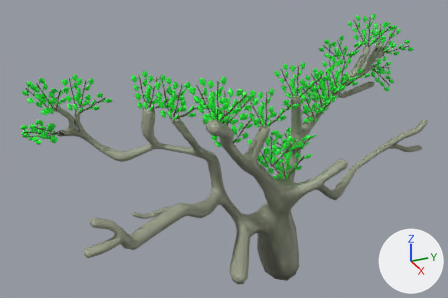
The FBX model Assets/models/level2/tree.fbx as it was, and as the next commit left it.
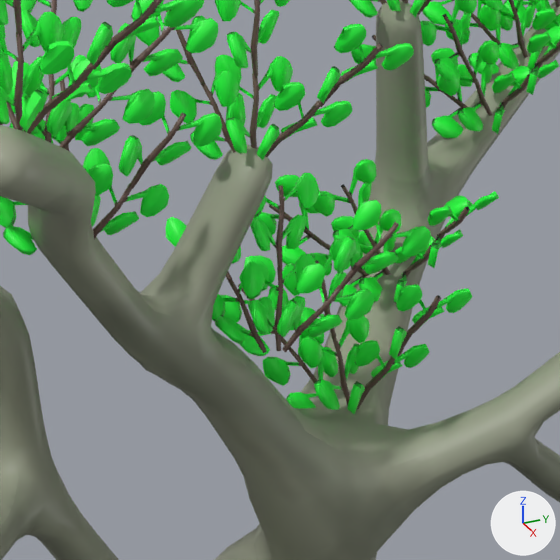
Old and new are each drawn whole from a 50 mm lens placed at (56.3, -33.5, 48.5), pointed at (-6.1, -5.4, 17.3) and again close up on the part from 48% to 73% of the width and 32% to 70% of the height. Lighting does not change. The marker at lower right points along +X, +Y and +Z. Where no turn or scale is listed for an object, it has been applied to the vertices.

Script lines for the objects in view, before the commit:
```python
ob_cube_078 = bpy.data.objects.new('Cube.078', me_cube_184)
ob_cube_078.location = (0.96, -1.83, 18.13)
ob_cube_080 = bpy.data.objects.new('Cube.080', me_cube_186)
ob_cube_080.location = (0.22, -2.3, 18.16)
ob_cube_080.rotation_euler = (-0.157, -0.655, -0.208)  # degrees (-9, -38, -12)
ob_cube_080.scale = (0.355, 0.263, 1.0)
ob_cube_082 = bpy.data.objects.new('Cube.082', me_cube_188)
ob_cube_082.location = (-0.25, -2.89, 17.88)
ob_cube_084 = bpy.data.objects.new('Cube.084', me_cube_190)
ob_cube_084.location = (1.99, -7.67, 22.07)
ob_cube_084.rotation_euler = (-0.603, -0.0209, -0.327)  # degrees (-35, -1.2, -19)
ob_cube_084.scale = (0.355, 0.263, 1.0)
ob_cube_093 = bpy.data.objects.new('Cube.093', me_cube_199)
ob_cube_093.location = (1.42, -8.68, 26.54)
# also in view: 'Cube.075' at (-1.8, 0.0, 17.4); 'Cube.090' at (3.3, -8.5, 25.3); 'Cube.066' at (-3.7, 3.9, 16.6); 'Cube' at (5.7, -10.3, 27.0); 'Cube.008' at (-0.3, -2.7, 23.0)
```
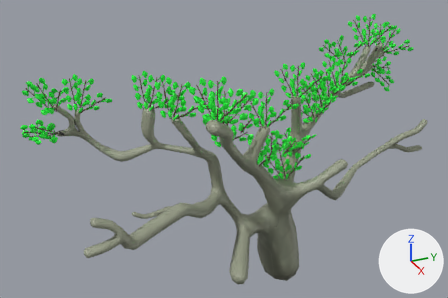
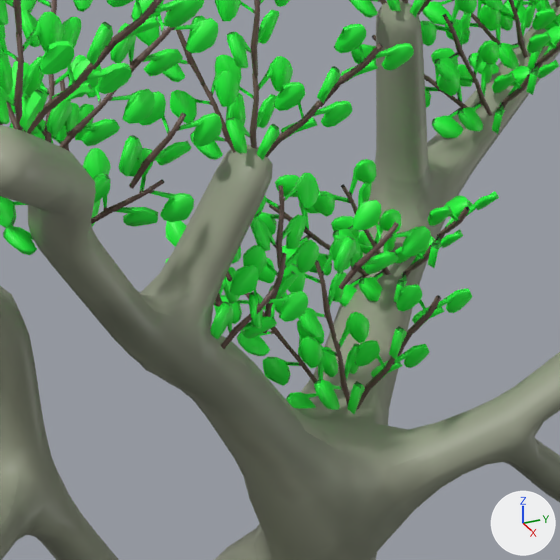
The edits, one by one:
Object 'Cube.082' (ob_cube_082) moves from (-0.25, -2.89, 17.88) to (-1.53, -3.16, 18.18).
Object 'Cube.080' (ob_cube_080) moves from (0.22, -2.3, 18.16) to (0.05, -2.36, 18.5).
Object 'Cube.080' (ob_cube_080) turns from (-9, -38, -12) to (-13, -1.7, -4.1) degrees about x, y and z.
Object 'Cube.078' (ob_cube_078) moves from (0.96, -1.83, 18.13) to (0.54, -3.34, 18.19).
Object 'Cube.084' (ob_cube_084) moves from (1.99, -7.67, 22.07) to (2.08, -7.26, 22.46).
Object 'Cube.084' (ob_cube_084) turns from (-35, -1.2, -19) to (-56, -12, -37) degrees about x, y and z.

Changed parts and their boxes (x1, y1, x2, y2) in the close-ups (560 x 560 px):
'Cube.078', moved
    before: (277, 263, 374, 352)
    after: (210, 265, 308, 349)
'Cube.084', moved, turned
    before: (88, 163, 169, 239)
    after: (91, 148, 194, 227)
'Cube.080', moved, turned
    before: (239, 254, 316, 351)
    after: (243, 240, 319, 333)
'Cube.082', moved
    before: (212, 256, 275, 353)
    after: (166, 258, 240, 307)
